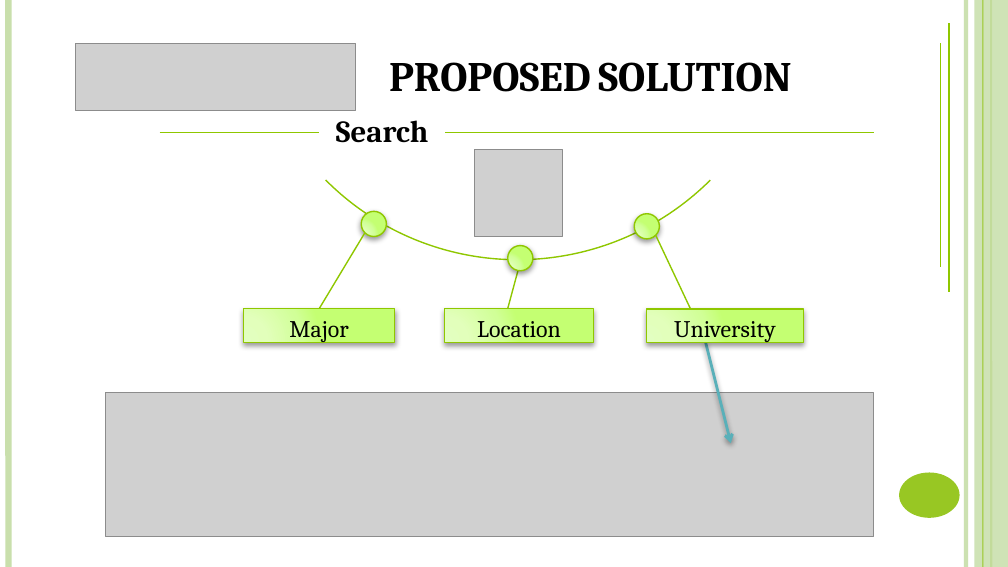
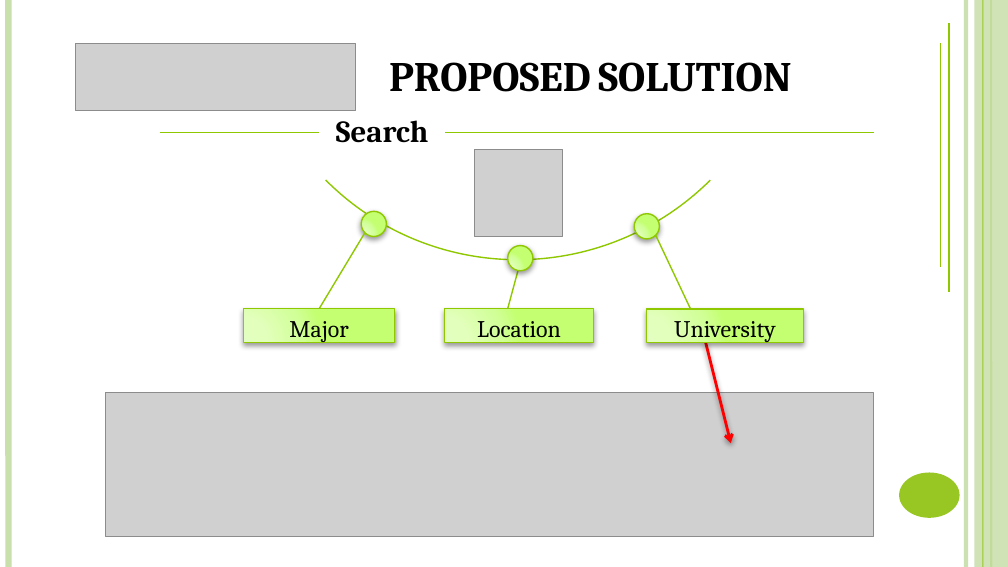
Before and after one commit to DanhLT2/Slide-Unistar, a slide deck: slide 22 of Slide-UniStar/UniStar.pptx. Drawn at 1008x567 pixels with LibreOffice and Linux fonts; fonts in the diff are those of the drawing; grey boxes stand for pictures. Boxes give left, top, right and bottom in pixels: in the first picture for what was removed or moved away, otherwise in the second. Text is boxed around its words. In the diff, an @@ line names an element or a change of style, - is before the commit and + after.

```diff
--- a/Slide-UniStar/UniStar.pptx
+++ b/Slide-UniStar/UniStar.pptx
@@ arrow (706, 343) - (731, 444): stroke #59B0B9 2 pt to #FF0000 2 pt @@
```
Also in this commit, not shown: 5 other slides changed, 26 slides added, 15 slides removed.
